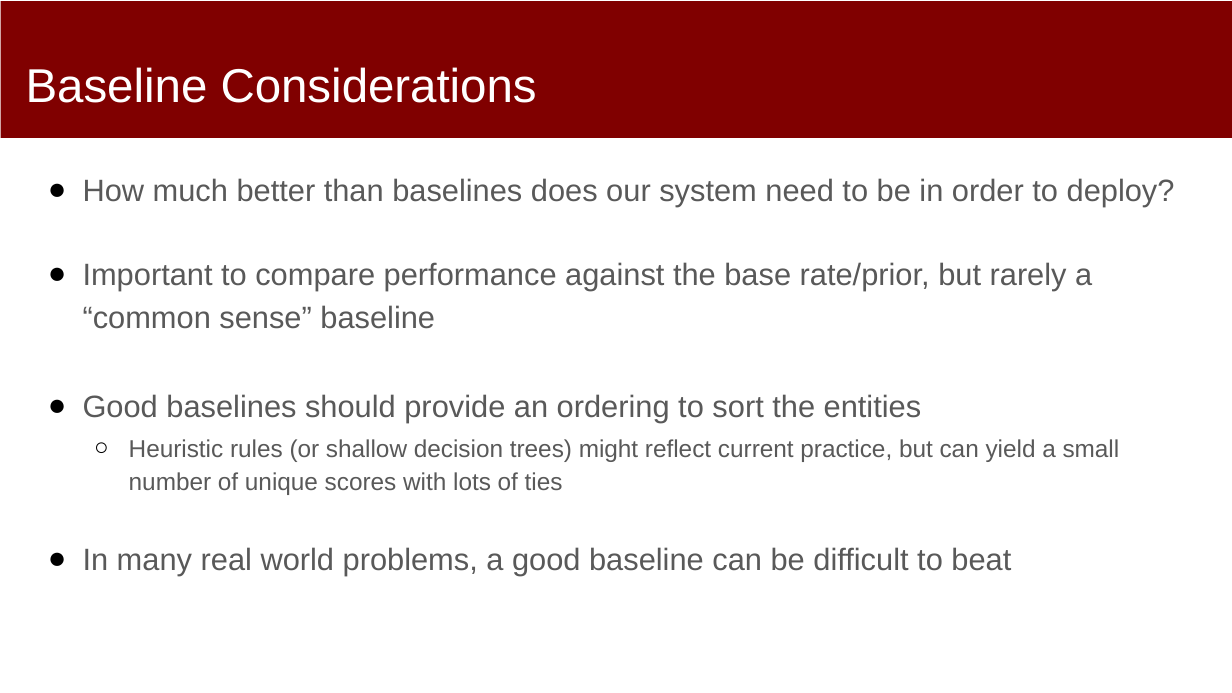
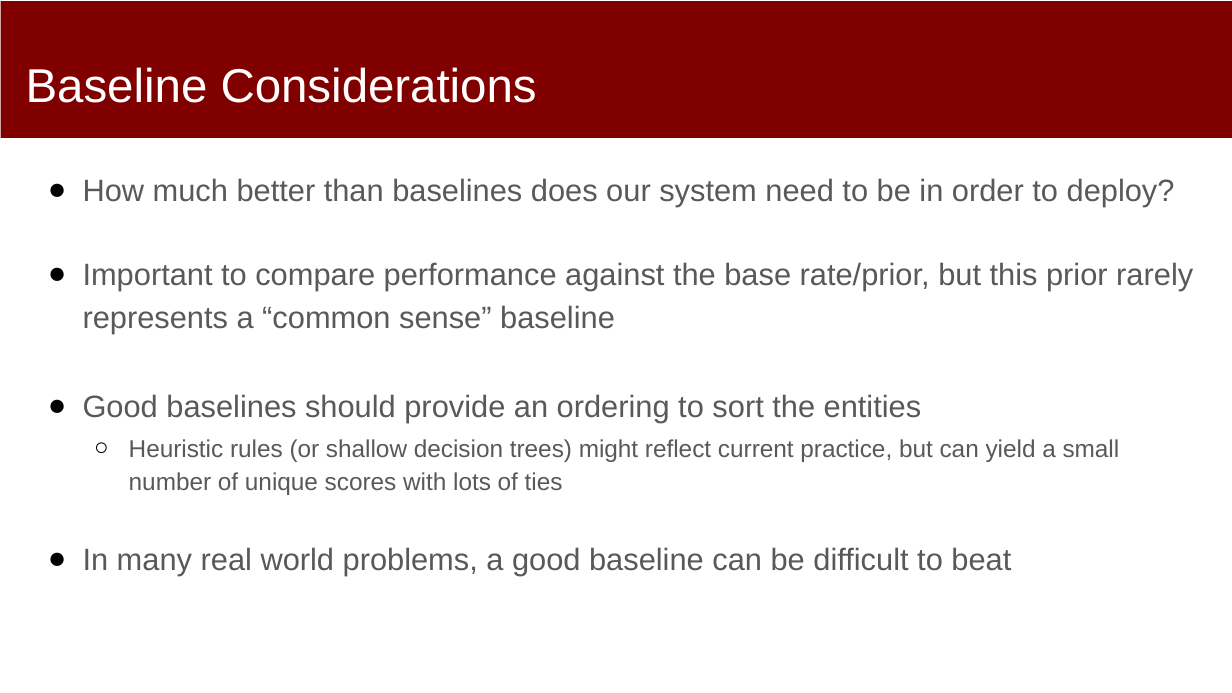
Before and after one commit to dssg/mlforpublicpolicylab, a slide deck: slide 11 of 03 - Data Exploration, Analytical Formulation, and Baselines/formulation-and-baselines.pptx. Drawn at 1232x693 pixels with LibreOffice and Linux fonts; fonts in the diff are those of the drawing. Boxes give left, top, right and bottom in pixels: in the first picture for what was removed or moved away, otherwise in the second. Text is boxed around its words. In the diff, an @@ line names an element or a change of style, - is before the commit and + after.

Commit message:
grammar fix

```diff
--- a/03 - Data Exploration, Analytical Formulation, and Baselines/formulation-and-baselines.pptx
+++ b/03 - Data Exploration, Analytical Formulation, and Baselines/formulation-and-baselines.pptx
@@ text at bbox=[83, 262, 1193, 333]: text changed @@
-● Important to compare performance against the base rate/prior, but rarely a “common sense” baseline
+● Important to compare performance against the base rate/prior, but this prior rarely represents a “common sense” baseline
```
